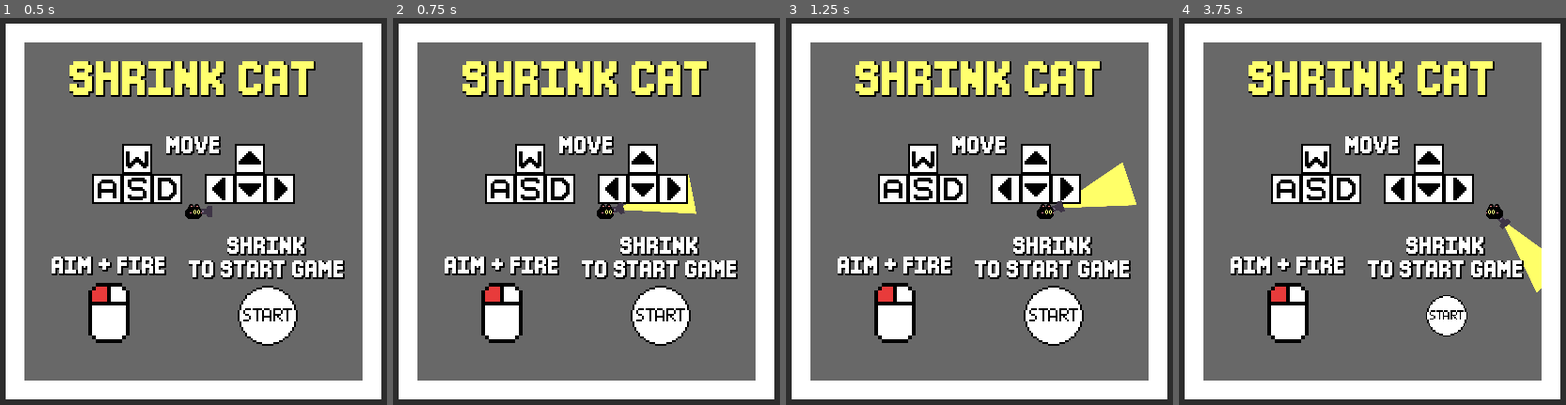
Above: before the commit, frames 1-4 (left to right).
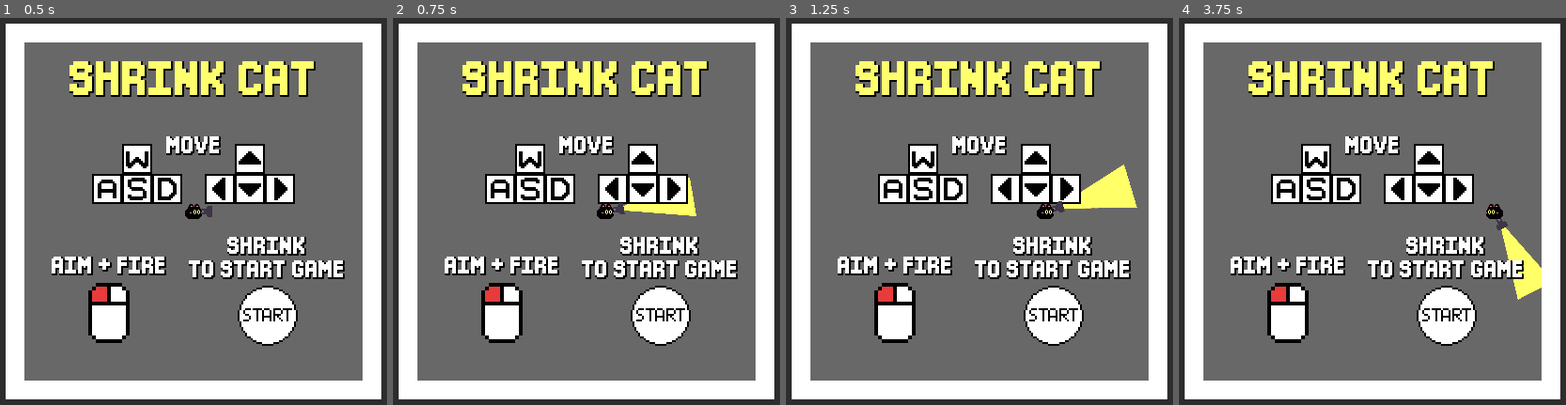
Above: after the commit, the same moments.

Repository: tunghn2810/ShrinkCat
Game: Godot game, scene res://Menus/MainScene.tscn
The game is run twice, just before and just after one commit, with the same random seed, the same clock (stepped at 60 frames per second) and the same inputs.
Inputs (mouse positions are in pixels of both pictures, inside the frame that each line leads up to):
- Up to frame 1 (0.5 s): no input
- Up to frame 2 (0.75 s): tap Enter at 0.5 s; move the mouse to (718, 188) at 0.52 s; press the mouse at (718, 188) at 0.53 s; hold D (move_right) from 0.53 s (still down)
- Up to frame 3 (1.25 s): keep holding D (move_right)
- Up to frame 4 (3.75 s): move the mouse to (1252, 234) at 1.27 s; release D (move_right) at 1.28 s; release the mouse at (1252, 234) at 1.28 s; hold S (move_down) 1.28-2.03 s; click (1252, 234) at 1.35 s; move the mouse to (1434, 110) at 2.02 s; press the mouse at (1434, 110) at 2.03 s; hold D (move_right) 2.03-2.78 s; move the mouse to (1341, 300) at 2.77 s; release the mouse at (1341, 300) at 2.78 s; hold W (move_up) 2.78-3.53 s; click (1341, 300) at 2.85 s; move the mouse to (1554, 277) at 3.52 s; press the mouse at (1554, 277) at 3.53 s; hold A (move_left) from 3.53 s (still down)

Frame 1 is identical in both runs. In frame 2, less than 0.1% of the frame differs, in the area x 56-79%, y 40-52%; in frame 3, 0.2%; in frame 4, 2.0%, in the area x 61-94%, y 51-85%.

Commit message:
Working on new enemies. BUG: Enemies not bouncing off walls

Diff:
--- a/Enemies/Enemy.gd
+++ b/Enemies/Enemy.gd
@@ -1,13 +1,20 @@
 extends CharacterBody2D
+class_name Enemy
+
+var size
+var speed
 
 var direction
 var collision
+
+
+var startMoving = false
 
 @onready var sprite = $Sprite2D
 @onready var collider = $CollisionShape2D
 @onready var lightCollider = $LightOccluder2D
 
-@onready var player = get_tree().get_first_node_in_group("Player")
+@onready var target = get_tree().get_first_node_in_group("Player")
 @onready var playArea = get_tree().get_first_node_in_group("PlayArea")
 
 @onready var shapeCast = $ShapeCast2D
@@ -23,18 +30,18 @@
 
 signal enemy_defeated
 
-func init(size, speed):
-
-	sizeInit(size)
-	direction = player.global_position - global_position
+func init(p_size, p_speed):
+	#Basic initialization
+	size = p_size
+	speed = p_speed
 	PlayerManager.is_player_lost.connect(stopMoving)
 
-	shapeCast.set_target_position(direction)
-	shapeCast.enabled = true
+	sizeInit()
+	directionInit()
 
 	await get_tree().create_timer(3.0).timeout
 
-	velocity = direction.normalized() * speed
+	beginMoving()
 
 func _process(delta):
 	sprite.rotation = velocity.angle()
@@ -62,15 +69,29 @@
 
 
 func _physics_process(delta):
-	collision = move_and_collide(velocity * delta)
-	if collision:
-		velocity = velocity.bounce(collision.get_normal())
+	if startMoving:
+		setVelocity()
+		collision = move_and_collide(velocity * delta)
+		if collision:
+			velocity = velocity.bounce(collision.get_normal())
 
-func sizeInit(size):
+func sizeInit():
 	sprite.scale *= size
 	collider.scale *= size
 	lightCollider.scale *= size
 	shapeCast.shape.radius *= size
+
+func directionInit():
+	direction = target.global_position - global_position
+	shapeCast.set_target_position(direction)
+	shapeCast.enabled = true
+
+func beginMoving():
+	startMoving = true
+
+func setVelocity():
+	#To be overridden
+	pass
 
 func die():
 	var deathVFX = poofVFX.instantiate()
@@ -86,7 +107,7 @@
 
 func stopMoving():
 	velocity = Vector2.ZERO
-
+	startMoving = false
 
 func _on_area_collider_area_entered(area):
 	if area.is_in_group('Light'):
--- /dev/null
+++ b/Enemies/Enemy_Basic.tscn
@@ -0,0 +1,45 @@
+[gd_scene load_steps=6 format=3 uid="uid://fod4mdkjaax7"]
+
+[ext_resource type="Script" path="res://Enemies/enemy_basic.gd" id="1_0nndo"]
+[ext_resource type="Texture2D" uid="uid://crv7nf0p11lwj" path="res://Enemies/Enemy_Basic.png" id="2_38v4b"]
+
+[sub_resource type="CircleShape2D" id="CircleShape2D_n1bkw"]
+radius = 16.0
+
+[sub_resource type="OccluderPolygon2D" id="OccluderPolygon2D_x00mo"]
+polygon = PackedVector2Array(16, 0, 15, -6, 12, -11, 11, -12, 6, -15, 0, -16, -6, -15, -11, -12, -12, -11, -15, -6, -16, 0, -15, 6, -12, 11, -11, 12, -6, 15, 0, 16, 6, 15, 11, 12, 12, 11, 15, 6)
+
+[sub_resource type="CircleShape2D" id="CircleShape2D_5a1up"]
+radius = 12.0
+
+[node name="Enemy_Basic" type="CharacterBody2D" groups=["Enemy"]]
+collision_layer = 2
+collision_mask = 44
+motion_mode = 1
+script = ExtResource("1_0nndo")
+
+[node name="Sprite2D" type="Sprite2D" parent="."]
+texture = ExtResource("2_38v4b")
+
+[node name="CollisionShape2D" type="CollisionShape2D" parent="."]
+shape = SubResource("CircleShape2D_n1bkw")
+
+[node name="LightOccluder2D" type="LightOccluder2D" parent="."]
+occluder = SubResource("OccluderPolygon2D_x00mo")
+
+[node name="AreaCollider" type="Area2D" parent="."]
+collision_layer = 16
+collision_mask = 41
+
+[node name="CollisionShape2D" type="CollisionShape2D" parent="AreaCollider"]
+shape = SubResource("CircleShape2D_n1bkw")
+
+[node name="ShapeCast2D" type="ShapeCast2D" parent="."]
+enabled = false
+shape = SubResource("CircleShape2D_5a1up")
+collision_mask = 32
+collide_with_areas = true
+collide_with_bodies = false
+
+[connection signal="area_entered" from="AreaCollider" to="." method="_on_area_collider_area_entered"]
+[connection signal="area_exited" from="AreaCollider" to="." method="_on_area_collider_area_exited"]
--- /dev/null
+++ b/Enemies/Enemy_Curved.tscn
@@ -0,0 +1,45 @@
+[gd_scene load_steps=6 format=3 uid="uid://dsi1mij5x4iwv"]
+
+[ext_resource type="Script" path="res://Enemies/enemy_curved.gd" id="1_4m3wr"]
+[ext_resource type="Texture2D" uid="uid://bu50depdhuhq6" path="res://Enemies/Enemy_Curved.png" id="2_f6wqm"]
+
+[sub_resource type="CircleShape2D" id="CircleShape2D_n1bkw"]
+radius = 16.0
+
+[sub_resource type="OccluderPolygon2D" id="OccluderPolygon2D_x00mo"]
+polygon = PackedVector2Array(16, 0, 15, -6, 12, -11, 11, -12, 6, -15, 0, -16, -6, -15, -11, -12, -12, -11, -15, -6, -16, 0, -15, 6, -12, 11, -11, 12, -6, 15, 0, 16, 6, 15, 11, 12, 12, 11, 15, 6)
+
+[sub_resource type="CircleShape2D" id="CircleShape2D_5a1up"]
+radius = 12.0
+
+[node name="Enemy_Curved" type="CharacterBody2D" groups=["Enemy"]]
+collision_layer = 2
+collision_mask = 44
+motion_mode = 1
+script = ExtResource("1_4m3wr")
+
+[node name="Sprite2D" type="Sprite2D" parent="."]
+texture = ExtResource("2_f6wqm")
+
+[node name="CollisionShape2D" type="CollisionShape2D" parent="."]
+shape = SubResource("CircleShape2D_n1bkw")
+
+[node name="LightOccluder2D" type="LightOccluder2D" parent="."]
+occluder = SubResource("OccluderPolygon2D_x00mo")
+
+[node name="AreaCollider" type="Area2D" parent="."]
+collision_layer = 16
+collision_mask = 41
+
+[node name="CollisionShape2D" type="CollisionShape2D" parent="AreaCollider"]
+shape = SubResource("CircleShape2D_n1bkw")
+
+[node name="ShapeCast2D" type="ShapeCast2D" parent="."]
+enabled = false
+shape = SubResource("CircleShape2D_5a1up")
+collision_mask = 32
+collide_with_areas = true
+collide_with_bodies = false
+
+[connection signal="area_entered" from="AreaCollider" to="." method="_on_area_collider_area_entered"]
+[connection signal="area_exited" from="AreaCollider" to="." method="_on_area_collider_area_exited"]
--- a/Enemies/Enemy.tscn
+++ b/Enemies/Enemy_Track.tscn
@@ -1,7 +1,7 @@
-[gd_scene load_steps=6 format=3 uid="uid://fod4mdkjaax7"]
+[gd_scene load_steps=6 format=3 uid="uid://xopw5fu4sr71"]
 
-[ext_resource type="Script" path="res://Enemies/enemy.gd" id="1_saddt"]
-[ext_resource type="Texture2D" uid="uid://crv7nf0p11lwj" path="res://Enemies/Enemy.png" id="2_uh34v"]
+[ext_resource type="Script" path="res://Enemies/enemy_track.gd" id="1_elacb"]
+[ext_resource type="Texture2D" uid="uid://nqrl5esforsi" path="res://Enemies/Enemy_Track.png" id="2_psyhr"]
 
 [sub_resource type="CircleShape2D" id="CircleShape2D_n1bkw"]
 radius = 16.0
@@ -12,14 +12,17 @@
 [sub_resource type="CircleShape2D" id="CircleShape2D_5a1up"]
 radius = 12.0
 
-[node name="Enemy" type="CharacterBody2D" groups=["Enemy"]]
+[node name="Enemy_Track" type="CharacterBody2D" groups=["Enemy"]]
 collision_layer = 2
 collision_mask = 44
 motion_mode = 1
-script = ExtResource("1_saddt")
+script = ExtResource("1_elacb")
 
 [node name="Sprite2D" type="Sprite2D" parent="."]
-texture = ExtResource("2_uh34v")
+texture = ExtResource("2_psyhr")
+
+[node name="Forward" type="Node2D" parent="Sprite2D"]
+position = Vector2(50, 0)
 
 [node name="CollisionShape2D" type="CollisionShape2D" parent="."]
 shape = SubResource("CircleShape2D_n1bkw")
--- /dev/null
+++ b/Enemies/enemy_basic.gd
@@ -0,0 +1,5 @@
+extends Enemy
+
+
+func setVelocity():
+	velocity = direction.normalized() * speed
--- /dev/null
+++ b/Enemies/enemy_curved.gd
@@ -0,0 +1,12 @@
+extends Enemy
+
+
+const MAX_FORCE = 0.02
+
+func setVelocity():
+	velocity = steer()
+
+func steer():
+	var desiredVelocity = Vector2(target.global_position - global_position).normalized() * speed
+	var steer = desiredVelocity - velocity
+	return velocity + steer * MAX_FORCE
--- a/Enemies/enemy_spawner.gd
+++ b/Enemies/enemy_spawner.gd
@@ -1,7 +1,7 @@
 extends Node2D
 
 @export var spawnArea : Array[ReferenceRect]
-var enemy : PackedScene = preload("res://Enemies/Enemy.tscn")
+var enemy : PackedScene = preload("res://Enemies/Enemy_Track.tscn")
 @onready var player = get_tree().get_first_node_in_group("Player")
 
 @onready var spawnTimer = $SpawnTimer
--- /dev/null
+++ b/Enemies/enemy_track.gd
@@ -0,0 +1,37 @@
+extends Enemy
+
+@onready var forward = $Sprite2D/Forward
+var rotateSpeed : float = 3
+
+var moveTime : float = 5
+var rotateTime : float = 3
+var rotating : bool = false
+
+func turn():
+	sprite.rotation = lerp_angle(sprite.rotation, atan2(direction.y, direction.x), rotateSpeed * get_physics_process_delta_time())
+
+func beginMoving():
+	super.beginMoving()
+
+	#await get_tree().create_timer(moveTime).timeout
+
+	#beginTracking()
+
+func beginTracking():
+	stopMoving()
+	rotating = true
+
+	await get_tree().create_timer(rotateTime).timeout
+
+	beginMoving()
+	rotating = false
+	direction = forward.global_position - global_position
+
+func _physics_process(delta):
+	super._physics_process(delta)
+
+	if rotating:
+		turn()
+
+func setVelocity():
+	velocity = direction.normalized() * speed
--- a/Player/Battery.tscn
+++ b/Player/Battery.tscn
@@ -16,7 +16,7 @@
 self_modulate = Color(0.458824, 0.654902, 0.262745, 1)
 position = Vector2(0, 29)
 texture = ExtResource("3_l6uj5")
-offset = Vector2(0, -29)
+offset = Vector2(0, -28.5)
 
 [node name="Bars" type="Sprite2D" parent="."]
 texture = ExtResource("4_w4rjk")
--- a/Player/Player.gd
+++ b/Player/Player.gd
@@ -1,10 +1,13 @@
 extends CharacterBody2D
 
 
-const SPEED = 100.0
-var direction
-var directionX
-var directionY
+const SPEED : float = 100.0
+var direction : Vector2
+var directionX : float
+var directionY : float
+
+var lightRotateSpeed :float = 10
+var lightTargetVector : Vector2
 
 @onready var sprite : Sprite2D = $Sprite2D
 @onready var flash : Sprite2D = $Flash
@@ -42,7 +45,10 @@
 		return
 
 	#Flashlight rotation
-	flash.look_at(get_global_mouse_position())
+	#flash.look_at(get_global_mouse_position())
+	#Smooth rotation
+	lightTargetVector = get_global_mouse_position() - global_position
+	flash.rotation = lerp_angle(flash.rotation, atan2(lightTargetVector.y, lightTargetVector.x), lightRotateSpeed * delta)
 
 	#Movement
 	directionX = Input.get_axis("move_left", "move_right")
--- a/project.godot
+++ b/project.godot
@@ -83,4 +83,3 @@
 textures/canvas_textures/default_texture_filter=0
 renderer/rendering_method="gl_compatibility"
 renderer/rendering_method.mobile="gl_compatibility"
-2d/snap/snap_2d_transforms_to_pixel=true
Renamed: Enemies/Enemy.png -> Enemies/Enemy_Basic.png
Not shown, added: Enemies/Enemy_Basic.png.import
Binary file added: Enemies/Enemy_Curved.png
Not shown, added: Enemies/Enemy_Curved.png.import
Binary file added: Enemies/Enemy_Track.png
Not shown, changed: Enemies/Enemy_Track.png.import
